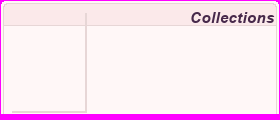
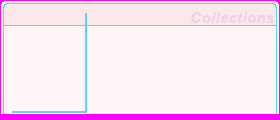
Revision of a layered 280px x 120px image; what changed, layer by layer:
moved "lines" above "Collections", painted on it over 3, 3, 277, 114
painted on "Collections" over 191, 12, 275, 23
added layer "lines #1" above "bg #1" over 3, 3, 277, 114
added layer "bg #1" above "collection_bg.bmp #1" over 3, 3, 277, 114
added layer "Equipped" above "bg" over 206, 12, 274, 26
painted on "bg" over 4, 4, 276, 113